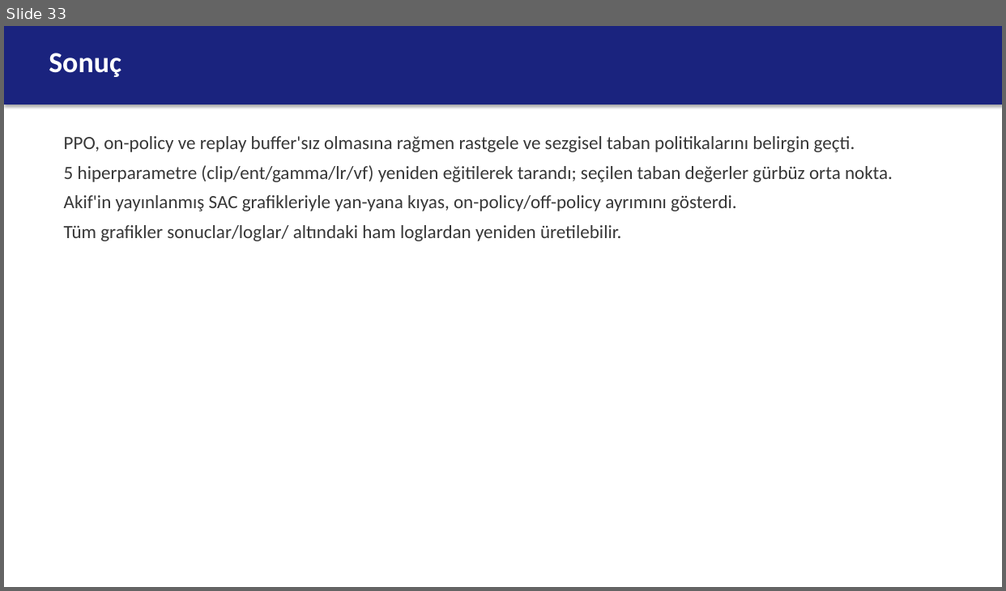
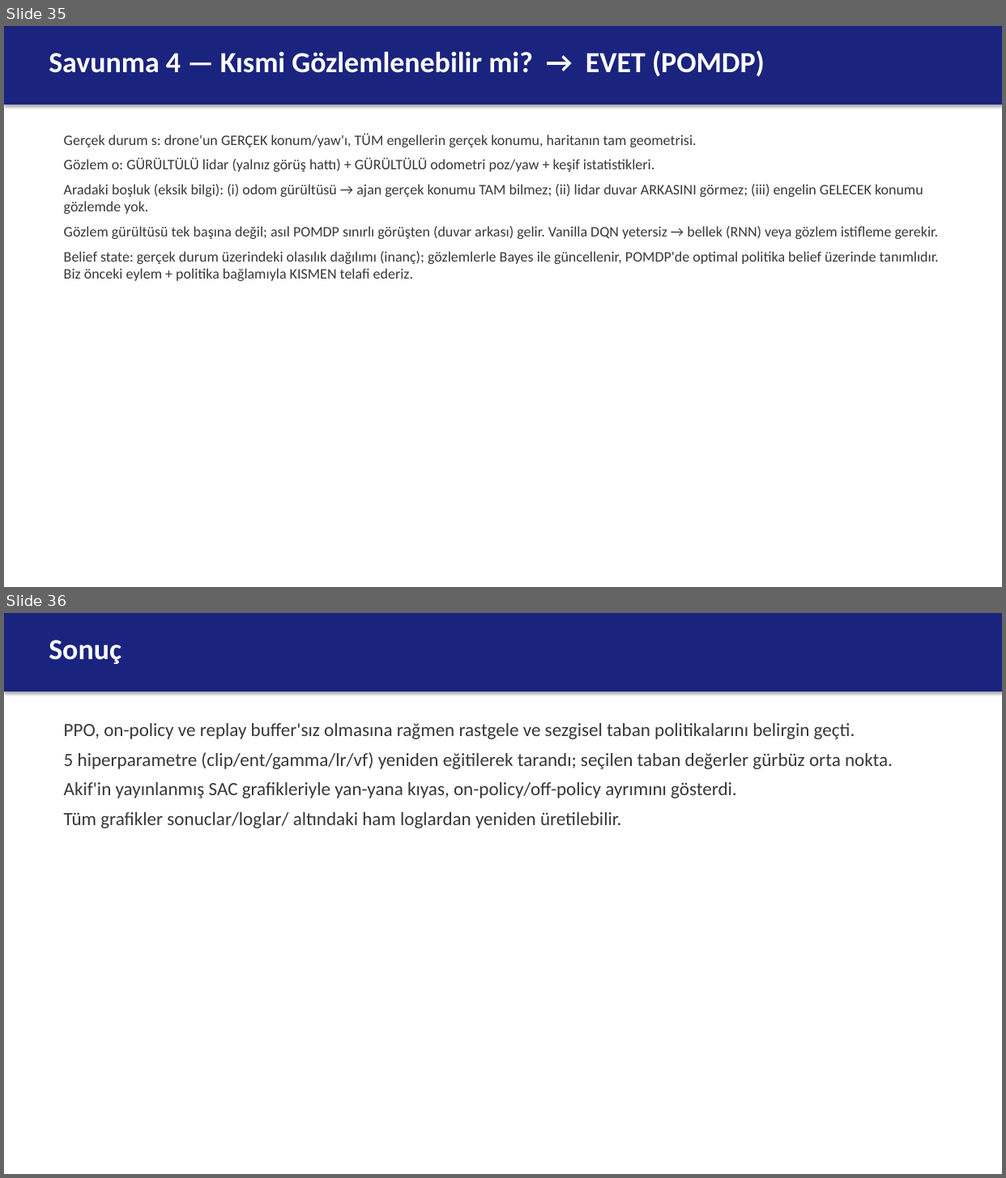
Before and after one commit to berkeryigit/rl_drone_pathfinding, a slide deck: deliverables/sunum/220202046_sunum.pptx. Shown one above the other, each under a label of ours: slide 33 before the commit, slides 35 and 36 after it. The pictures are 1006x591 and 1006x1178 pixels, drawn with LibreOffice and Linux fonts; fonts in the diff are those of the drawing. Boxes give left, top, right and bottom in pixels: in the first picture for what was removed or moved away, otherwise in the second. Text is boxed around its words. In the diff, an @@ line names an element or a change of style, - is before the commit and + after.

Commit message:
savunma: rapor+sunum detaylandirildi (4 alan, stokastiklik degerleri+kod satiri+ornek, her isterler.md sorusu gerekceli)
- rapor Bolum 9: 4 alt-bolum, sigma degerleri, p(s'|s,a) ornegi, top/Atari analojileri, belief state
- sunum: tek savunma slaydi -> 4 detayli slayt + Ortam slaytina stokastiklik degerleri
- DesignFolder/prompt.md ayni detayla guncellendi

```diff
--- a/deliverables/sunum/220202046_sunum.pptx
+++ b/deliverables/sunum/220202046_sunum.pptx
@@ slide 35 added at [4,26,1002,587], background #FFFFFF @@
@@ rectangle added at [4,26,1002,105], fill #1A237E @@
@@ text added at [49,50,765,77], 28 pt, text #FFFFFF, bold @@
+Savunma 4 — Kısmi Gözlemlenebilir mi? → EVET (POMDP)
@@ text added at [64,133,939,281], 14 pt, text #373737 @@
+Gerçek durum s: drone'un GERÇEK konum/yaw'ı, TÜM engellerin gerçek konumu, haritanın tam geometrisi.
+Gözlem o: GÜRÜLTÜLÜ lidar (yalnız görüş hattı) + GÜRÜLTÜLÜ odometri poz/yaw + keşif istatistikleri.
+Aradaki boşluk (eksik bilgi): (i) odom gürültüsü → ajan gerçek konumu TAM bilmez; (ii) lidar duvar ARKASINI görmez; (iii) engelin GELECEK konumu gözlemde yok.
+Gözlem gürültüsü tek başına değil; asıl POMDP sınırlı görüşten (duvar arkası) gelir. Vanilla DQN yetersiz → bellek (RNN) veya gözlem istifleme gerekir.
+Belief state: gerçek durum üzerindeki olasılık dağılımı (inanç); gözlemlerle Bayes ile güncellenir, POMDP'de optimal politika belief üzerinde tanımlıdır. Biz önceki eylem + politika bağlamıyla KISMEN telafi ederiz.
@@ what was slide 33 is now slide 36 @@
```
Also in this commit, not shown: 1 slide changed, 3 other slides added, 1 slide removed, 4 other files.
